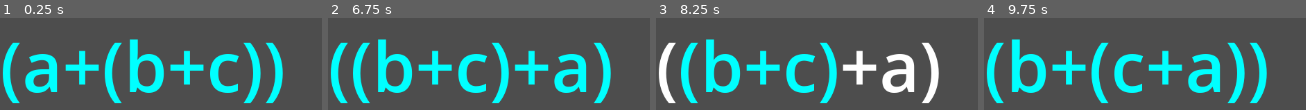
Above: before the commit, frames 1-4 (left to right).
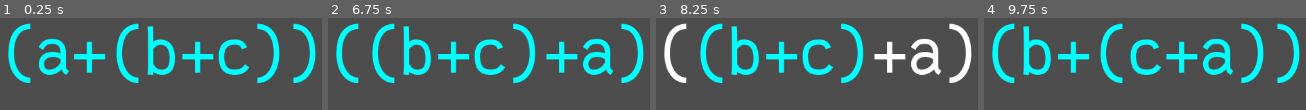
Above: after the commit, the same moments.

Repository: theoahfeldt/emperical-maths
Game: Godot game, scene res://test.tscn
Two runs of this game, one before a commit and one after it. Both use one fixed random seed, a clock stepped at 60 frames per second and the inputs below.
Inputs:
- Up to frame 1 (0.25 s): no input
- Up to frame 2 (6.75 s): tap Enter at 0.5, 2, 3.5 s; hold Right (expression_right) 0.53-1.28 s; tap Space (apply_rule) at 0.6, 1.25, 2.75, 3.6, 4.25, 6.6 s; hold Left (expression_left) 1.28-2.03 s; tap Tab (cycle_rule) at 1.35, 4.35 s; hold Right (expression_right) 2.03-3.53 s; tap Down (expression_in) at 2.1, 5.1 s; tap Up (expression_out) at 2.85, 5.85 s; hold Left (expression_left) 3.53-5.78 s; hold Right (expression_right) from 5.78 s (still down)
- Up to frame 3 (8.25 s): tap Tab (cycle_rule) at 7.35 s; release Right (expression_right) at 8.03 s; hold Left (expression_left) from 8.03 s (still down); tap Down (expression_in) at 8.1 s
- Up to frame 4 (9.75 s): tap Up (expression_out) at 8.85 s; release Left (expression_left) at 9.53 s; hold Right (expression_right) from 9.53 s (still down); tap Space (apply_rule) at 9.6 s

The runs differ from the first frame. In frame 1, 27% of the frame differs, in the area x 0-99%, y 5-93%; in frame 2, 26%; in frame 3, 26%; in frame 4, 27%.

Commit message:
Replace default font

Diff:
--- a/game/algebra/graphics/glyph_theme.tres
+++ b/game/algebra/graphics/glyph_theme.tres
@@ -1,4 +1,7 @@
-[gd_resource type="Theme" format=3 uid="uid://bnsjv02gqa43q"]
+[gd_resource type="Theme" load_steps=2 format=3 uid="uid://bnsjv02gqa43q"]
+
+[ext_resource type="FontFile" uid="uid://dd3gv48y57dqe" path="res://FantasqueSansMono-Regular.otf" id="1_2ujf0"]
 
 [resource]
+default_font = ExtResource("1_2ujf0")
 default_font_size = 100
Binary file added: game/FantasqueSansMono-Regular.otf
Not shown, added: game/FantasqueSansMono-Regular.otf.import
